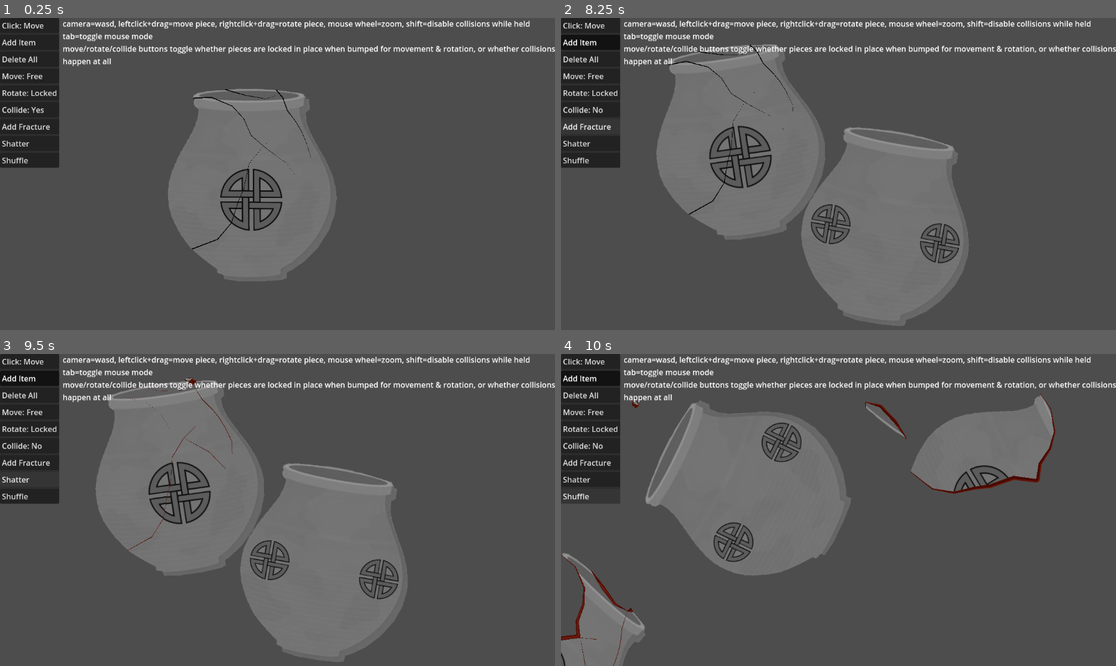
Above: before the commit, frames 1-4 (two rows, left to right).
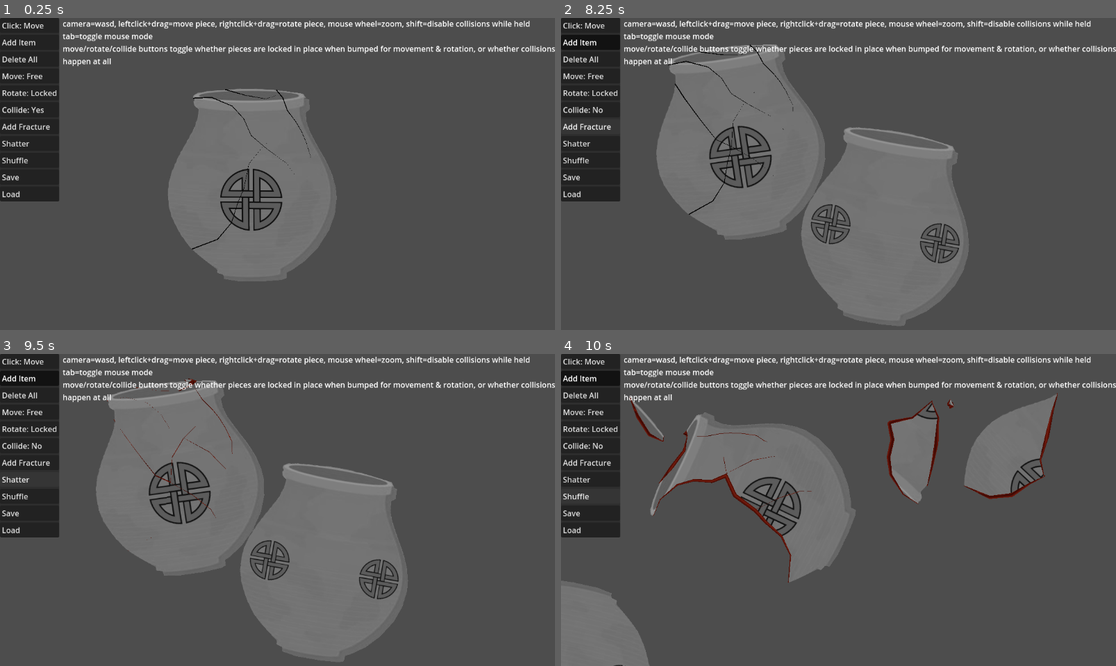
Above: after the commit, the same moments.

Repository: feyrkh/Exploratory
Game: Godot game, scene res://CleaningTable.tscn
Two runs of this game, one before a commit and one after it. Both use one fixed random seed, a clock stepped at 60 frames per second and the inputs below.
Inputs (mouse positions are in pixels of both pictures, inside the frame that each line leads up to):
- Up to frame 1 (0.25 s): no input
- Up to frame 2 (8.25 s): click "Click: Move" at 0.5 s; click "Click: Glue" at 1.25 s; click "Add Item" at 2 s; click (588, 177) at 2.75 s, where only the run after the commit has a clickable "Save"; click (588, 192) at 3.5 s, where only the run after the commit has a clickable "Load"; click "Move: Free" at 4.25 s; click "Move: Locked" at 5 s; click "Rotate: Locked" at 5.75 s; click "Rotate: Free" at 6.5 s; click "Collide: Yes" at 7.25 s; click "Add Fracture" at 8 s
- Up to frame 3 (9.5 s): click "Shatter" at 8.75 s
- Up to frame 4 (10 s): click "Shuffle" at 9.5 s

The runs differ from the first frame. In frame 1, 1.1% of the frame differs, in the area x 0-11%, y 47-59%; in frame 2, 1.2%; in frame 3, 1.3%; in frame 4, 14%, in the area x 0-90%, y 12-100%.

Commit message:
Save/load step 1
Save everything, load polygons + fracture lines

Diff:
--- a/ArcheologyItem.gd
+++ b/ArcheologyItem.gd
@@ -1,5 +1,7 @@
 extends RigidBody2D
 class_name ArcheologyItem
+
+enum Fields {IMG_DATA, POSITION, ROTATION, POLYGON, ORIG_AREA}
 
 # if -1, the mouse is not hovering over this piece
 var hover_idx = -1
@@ -15,6 +17,7 @@
 var reset_position = null
 var reset_rotation = null
 var bounding_box:Rect2
+var loading:bool = false
 
 const TOO_SMALL_POLYGON_AREA := 35
 const TOO_SMALL_POLYGON_EDGE_RATIO := 0.6
@@ -42,13 +45,15 @@
 var original_area
 var area_pct:
 	get:
+		if !original_area:
+			refresh_polygon()
 		return area / original_area
 
-var visual_polygons:Array[Polygon2D] = []:
+var visual_polygons:Array[ItemPolygon2D] = []:
 	get:
 		if visual_polygons.size() == 0:
 			for child in get_children():
-				if child is Polygon2D:
+				if child is ItemPolygon2D:
 					visual_polygons.append(child)
 		return visual_polygons
 
@@ -68,14 +73,108 @@
 				glue_hashes[child.polygon.hash()] = child
 		return glue_hashes
 
-@onready var collision:CollisionPolygon2D = find_child("CollisionPolygon2D")
+@onready var collision:CollisionPolygon2D = find_child("CollisionPolygon2D"):
+	get:
+		if collision == null:
+			for child in get_children():
+				if child is CollisionPolygon2D:
+					collision = child
+					break
+		return collision
 @onready var scars:Node2D = find_child("Scars")
-@onready var polygon:Polygon2D = find_child("Polygon2D")
+@onready var polygon:ItemPolygon2D = find_child("Polygon2D"):
+	get:
+		if polygon == null:
+			for child in get_children():
+				if child is ItemPolygon2D:
+					polygon = child
+					break
+		return polygon
 @onready var shard_edges:Node2D = find_child("ShardEdges")
 @onready var glue_edges:Node2D = find_child("Glue")
 
+func get_save_data(image_save_data:Dictionary) -> Dictionary: # Dictionary[String, ImageBuilder.ImageSaveData]
+	var result := []
+	var img_save_data = []
+	var scar_save_data = []
+	var edge_save_data = []
+	var glue_save_data = []
+	for child in get_children():
+		if child is ItemPolygon2D:
+			var child_image_data = child.save_data
+			if !image_save_data.has(child_image_data):
+				image_save_data[child_image_data] = ImageBuilder.get_next_unique_id()
+			img_save_data.append({
+				Fields.IMG_DATA: image_save_data[child_image_data],
+				Fields.POSITION: child.position,
+				Fields.ROTATION: child.rotation,
+				Fields.POLYGON: child.polygon
+			})
+	for child in scars.get_children():
+		scar_save_data.append(child.get_save_data())
+	for child in shard_edges.get_children():
+		edge_save_data.append({
+			Fields.POSITION: child.position,
+			Fields.ROTATION: child.rotation,
+			Fields.POLYGON: child.get_save_data()
+		})
+	var me_data = {
+		Fields.POSITION: global_position,
+		Fields.ROTATION: global_rotation,
+		Fields.ORIG_AREA: original_area
+	}
+	return {"img":img_save_data, "scar":scar_save_data, "edge":edge_save_data, "me":me_data}
+
+## item_save = as returned from get_save_data
+## image_save_data = Dictionary[int (referenced from item_save[IMG_DATA]), ImageBuilder.ImageSaveData]
+static func load_save_data(item_save:Dictionary, image_save_data:Dictionary, rebuilt_textures:Dictionary) -> ArcheologyItem:
+	var result = load("res://ArcheologyItem.tscn").instantiate()
+	result.find_child("Polygon2D").queue_free()
+	result.find_child("CollisionPolygon2D").queue_free()
+	var poly_data = item_save.get("img", [])
+	var scar_data = item_save.get("scar", [])
+	var edge_data = item_save.get("edge", [])
+	var me_data = item_save.get("me", {})
+	result.global_position = me_data[Fields.POSITION]
+	result.global_rotation = me_data[Fields.ROTATION]
+	result.original_area = me_data[Fields.ORIG_AREA]
+	for data in poly_data:
+		var new_polygon = ItemPolygon2D.new()
+		new_polygon.save_data = image_save_data[data[Fields.IMG_DATA]]
+		new_polygon.texture = rebuilt_textures[data[Fields.IMG_DATA]]
+		new_polygon.position = data[Fields.POSITION]
+		new_polygon.rotation = data[Fields.ROTATION]
+		new_polygon.polygon = data[Fields.POLYGON]
+		var new_collision = CollisionPolygon2D.new()
+		new_collision.position = new_polygon.position
+		new_collision.rotation = new_polygon.rotation
+		new_collision.polygon = new_polygon.polygon
+		result.add_child(new_polygon)
+		result.add_child(new_collision)
+	for data in scar_data:
+		var new_scar = ItemScar.load_save_data(data)
+		result.find_child("Scars").add_child(new_scar)
+	result.loading = true
+	result.call_deferred("post_load")
+	return result
+
+func post_load():
+	get_tree().process_frame.connect(_post_load, CONNECT_ONE_SHOT)
+
+func _post_load():
+	center = null
+	area = 0
+	collision_polygons = []
+	visual_polygons = []
+	polygon = null
+	collision = null
+	glue_hashes = null
+	refresh_polygon()
+	loading = false
+
 func _ready():
-	refresh_polygon()
+	if !loading:
+		refresh_polygon()
 	if original_area == null:
 		original_area = area
 
@@ -106,7 +205,7 @@
 
 func clone(new_polygon:Array):
 	var new_scene = load(scene_file_path).instantiate()
-	new_scene.find_child("Polygon2D").texture = find_child("Polygon2D").texture
+	new_scene.find_child("Polygon2D").texture = visual_polygons[0].texture
 	new_scene.original_area = original_area
 	get_parent().add_child(new_scene)
 	new_scene.global_position = global_position
@@ -119,6 +218,7 @@
 		var new_edge = edge.clone()
 		new_scene.shard_edges.add_child(new_edge)
 	new_scene.shattering_in_progress = true
+	new_scene.find_child("Polygon2D").save_data = polygon.save_data
 	return new_scene
 
 func refresh_polygon() -> int:
@@ -165,7 +265,7 @@
 func get_random_edge_point() -> Vector2:
 	var dist = randf_range(0, total_edge_length)
 	var i = 0
-	while(dist > 0):
+	while(dist > 0 and i < collision.polygon.size()):
 		var start_pt = collision.polygon[i]
 		var next_pt = collision.polygon[(i+1) % collision.polygon.size()]
 		var cur_len = next_pt.distance_to(start_pt)
@@ -444,8 +544,8 @@
 		queue_free()
 	var totalArea = 0
 	center = Vector2.ZERO
-	for area in areas:
-		totalArea += area
+	for a in areas:
+		totalArea += a
 	for i in range(centers.size()):
 		center += centers[i] * (areas[i] / totalArea)
 	bounding_box = Rect2(new_top_left, new_bot_right-new_top_left)
@@ -458,8 +558,8 @@
 	center_of_mass = center
 	return center
 
-func add_break_underlay(break_path, clip_polygon, offset=0.1):
-	break_path = Geometry2D.clip_polyline_with_polygon(break_path, Geometry2D.offset_polygon(clip_polygon, 1))
+func add_break_underlay(break_path, clip_polygon, offset=1):
+	break_path = Geometry2D.clip_polyline_with_polygon(break_path, Geometry2D.offset_polygon(clip_polygon, offset))
 	for path_part in break_path:
 		var edge = load("res://ItemShardEdge.tscn").instantiate()
 		var line = load("res://ItemShardEdgeLine.tscn").instantiate()
@@ -473,7 +573,7 @@
 
 func glue(other:ArcheologyItem):
 	for child in other.get_children():
-		if child is Polygon2D or child is CollisionPolygon2D:
+		if child is ItemPolygon2D or child is CollisionPolygon2D:
 			var child_pos = child.global_position
 			var child_rot = child.global_rotation
 			other.remove_child(child)
@@ -497,14 +597,14 @@
 				scar.global_position = scar_pos
 				scar.global_rotation = scar_rot
 		elif child.name == "Glue":
-			for glue in child.get_children():
-				var pos = glue.global_position
-				var rot = glue.global_rotation
-				child.remove_child(glue)
-				glue_edges.add_child(glue)
-				glue.global_position = pos
-				glue.global_rotation = rot
-				glue_hashes[glue.find_child("Polygon2D").polygon.hash()] = glue
+			for g in child.get_children():
+				var pos = g.global_position
+				var rot = g.global_rotation
+				child.remove_child(g)
+				glue_edges.add_child(g)
+				g.global_position = pos
+				g.global_rotation = rot
+				glue_hashes[g.find_child("Polygon2D").polygon.hash()] = g
 	visual_polygons = []
 	collision_polygons = []
 	area = 0
@@ -568,7 +668,7 @@
 	var num_polygons = 0
 	var total_area = 0
 	for child in get_children():
-		if child is Polygon2D:
+		if child is ItemPolygon2D:
 			var total_displacement = 0
 			var num_pts = 0
 			var cur_area = _calculate_area(child.polygon)
--- a/ArcheologyItem.tscn
+++ b/ArcheologyItem.tscn
@@ -1,8 +1,9 @@
-[gd_scene load_steps=6 format=3 uid="uid://lxehddere6da"]
+[gd_scene load_steps=7 format=3 uid="uid://lxehddere6da"]
 
 [ext_resource type="Script" path="res://ArcheologyItem.gd" id="1_yx51a"]
 [ext_resource type="PackedScene" uid="uid://d4jiiof7lwkft" path="res://PaintPoly.tscn" id="2_2ppsp"]
 [ext_resource type="Texture2D" uid="uid://b15mfee467ymu" path="res://art/item/pot.png" id="2_bwwpx"]
+[ext_resource type="Script" path="res://ItemPolygon2D.gd" id="3_h7ita"]
 
 [sub_resource type="PhysicsMaterial" id="PhysicsMaterial_05x1r"]
 rough = true
@@ -27,11 +28,13 @@
 
 [node name="Polygon2D" type="Polygon2D" parent="."]
 texture = ExtResource("2_bwwpx")
+script = ExtResource("3_h7ita")
 
 [node name="CollisionPolygon2D" type="CollisionPolygon2D" parent="."]
 polygon = PackedVector2Array(366, 112, 366, 83, 372, 72, 382, 62, 398, 52, 429, 41, 470, 32, 504, 28, 557, 27, 617, 32, …(496 unchanged characters)…
 
 [node name="Scars" type="Node2D" parent="."]
+z_index = 10
 metadata/_edit_lock_ = true
 
 [node name="ShardEdges" type="Node2D" parent="."]
@@ -58,10 +61,6 @@
 wait_time = 2.0
 autostart = true
 
-[node name="OriginPolyDeleteMe" type="Polygon2D" parent="."]
-visible = false
-polygon = PackedVector2Array(-1, -1, 1, -1, 1, 1, -1, 1)
-
 [connection signal="mouse_shape_entered" from="." to="." method="_on_mouse_shape_entered"]
 [connection signal="mouse_shape_exited" from="." to="." method="_on_mouse_shape_exited"]
 [connection signal="timeout" from="Timer" to="." method="_on_timer_timeout"]
--- a/CleaningTable.gd
+++ b/CleaningTable.gd
@@ -31,7 +31,7 @@
 	#pot2.refresh_polygon()
 
 	var pot3:ArcheologyItem = new_item
-	var pot_area = pot3.area
+	#var pot_area = pot3.area
 	#pot1.mass = pot3.mass * pot1.area / pot3.area
 	#pot2.mass = pot3.mass * pot2.area / pot3.area
 	for i in range(4):
@@ -66,7 +66,7 @@
 		Global.ClickMode.glue: handle_glue_input(event)
 		Global.ClickMode.paint: handle_paint_input(event)
 
-func handle_paint_input(event):
+func handle_paint_input(_event):
 	pass
 
 func handle_glue_input(event):
@@ -204,3 +204,31 @@
 
 func _on_click_mode_pressed():
 	Global.rotate_click_mode()
+
+func _on_save_button_pressed():
+	var image_save_data := {} # ImageBuilder.ImageSaveData -> int index
+	var item_save_data = []
+	for item in $Pieces.get_children():
+		item_save_data.append(item.get_save_data(image_save_data))
+	var save_file := FileAccess.open("user://save.dat", FileAccess.WRITE)
+	var reversed_image_save_data = {}
+	for k in image_save_data.keys():
+		reversed_image_save_data[image_save_data[k]] = k.map(func(entry): return entry.get_save_data())
+	save_file.store_var((reversed_image_save_data))
+	save_file.store_var((item_save_data))
+	save_file.close()
+
+func _on_load_button_pressed():
+	for child in $Pieces.get_children():
+		child.queue_free()
+	var save_file := FileAccess.open("user://save.dat", FileAccess.READ)
+	var image_save_data = save_file.get_var()
+	var rebuilt_textures = {}
+	for k in image_save_data.keys():
+		image_save_data[k] = image_save_data[k].map(func(v): return ItemBuilder.ImageSaveData.load_save_data(v))
+		rebuilt_textures[k] = ItemBuilder.build_specific_item(image_save_data[k])
+	var item_save_data = save_file.get_var()
+	for item_save in item_save_data:
+		var new_item = ArcheologyItem.load_save_data(item_save, image_save_data, rebuilt_textures)
+		$Pieces.add_child(new_item)
+	save_file.close()
--- a/CleaningTable.tscn
+++ b/CleaningTable.tscn
@@ -83,6 +83,18 @@
 text = "Shuffle"
 alignment = 0
 
+[node name="SaveButton" type="Button" parent="CanvasLayer/PanelContainer/HBoxContainer"]
+layout_mode = 2
+focus_mode = 0
+text = "Save"
+alignment = 0
+
+[node name="LoadButton" type="Button" parent="CanvasLayer/PanelContainer/HBoxContainer"]
+layout_mode = 2
+focus_mode = 0
+text = "Load"
+alignment = 0
+
 [node name="Label" type="Label" parent="CanvasLayer"]
 offset_left = 130.0
 offset_right = 1141.0
@@ -110,5 +122,7 @@
 [connection signal="pressed" from="CanvasLayer/PanelContainer/HBoxContainer/AddFractureButton" to="." method="_on_add_fracture_button_pressed"]
 [connection signal="pressed" from="CanvasLayer/PanelContainer/HBoxContainer/ShatterButton" to="." method="_on_shatter_button_pressed"]
 [connection signal="pressed" from="CanvasLayer/PanelContainer/HBoxContainer/ShuffleButton" to="." method="_on_shuffle_button_pressed"]
+[connection signal="pressed" from="CanvasLayer/PanelContainer/HBoxContainer/SaveButton" to="." method="_on_save_button_pressed"]
+[connection signal="pressed" from="CanvasLayer/PanelContainer/HBoxContainer/LoadButton" to="." method="_on_load_button_pressed"]
 [connection signal="body_entered" from="CursorArea" to="CursorArea" method="_on_body_entered"]
 [connection signal="body_exited" from="CursorArea" to="CursorArea" method="_on_body_exited"]
--- a/Global.gd
+++ b/Global.gd
@@ -35,9 +35,9 @@
 			_: Input.set_custom_mouse_cursor(null)
 
 func rotate_click_mode():
-		match click_mode:
-			ClickMode.move: click_mode = ClickMode.glue
-			ClickMode.glue: click_mode = ClickMode.move
-			#ClickMode.paint: click_mode = ClickMode.move
-			_: click_mode = ClickMode.move
-		click_mode_changed.emit()
+	match click_mode:
+		ClickMode.move: click_mode = ClickMode.glue
+		ClickMode.glue: click_mode = ClickMode.move
+		#ClickMode.paint: click_mode = ClickMode.move
+		_: click_mode = ClickMode.move
+	click_mode_changed.emit()
--- /dev/null
+++ b/ItemPolygon2D.gd
@@ -0,0 +1,4 @@
+extends Polygon2D
+class_name ItemPolygon2D
+
+var save_data:Array #[ImageBuilder.ImageSaveData]
--- a/ItemScar.gd
+++ b/ItemScar.gd
@@ -2,6 +2,20 @@
 class_name ItemScar
 
 var line:Line2D
+
+func get_save_data() -> PackedVector2Array:
+	return line.points
+
+static func load_save_data(save_data) -> ItemScar:
+	var new_item = load("res://ItemScar.tscn").instantiate()
+	if new_item.line != null and is_instance_valid(new_item.line):
+		new_item.line.queue_free()
+	new_item.line = load("res://ItemScarLine.tscn").instantiate()
+	var curve = preload("res://ItemScarLineCurve.tres")
+	new_item.line.width_curve = curve
+	new_item.line.points = save_data
+	new_item.add_child(new_item.line)
+	return new_item
 
 func clone() -> ItemScar:
 	var new_scene = load(scene_file_path).instantiate()
@@ -41,7 +55,7 @@
 func remove_line_segments(covered_pts, from_end:bool):
 	var cur_line_pt = line.points.size()-1 if from_end else 0
 	var line_pt_delta = -1 if from_end else 1
-	var line_pt_end = -1 if from_end else line.points.size()
+	#var line_pt_end = -1 if from_end else line.points.size()
 	var delete_from = null
 	var replacement_line = Array(line.points)
 	var found_endpoint := false
--- a/ItemScarLine.tscn
+++ b/ItemScarLine.tscn
@@ -1,11 +1,9 @@
 [gd_scene load_steps=2 format=3 uid="uid://bekql6wb10r0o"]
 
-[sub_resource type="Curve" id="Curve_q3kjk"]
-_data = [Vector2(0, 1), 0.0, 0.0, 0, 0, Vector2(0.521235, 0.457464), 0.0, 0.0, 0, 0, Vector2(1, 0), 0.0, 0.0, 0, 0]
-point_count = 3
+[ext_resource type="Curve" uid="uid://dsdudxmixfgk8" path="res://ItemScarLineCurve.tres" id="1_epxta"]
 
 [node name="ItemScarLine" type="Line2D"]
 points = PackedVector2Array(58.4858, 69.9018, 60.8024, 71.7899, 58.764, 73.9566)
 width = 2.0
-width_curve = SubResource("Curve_q3kjk")
+width_curve = ExtResource("1_epxta")
 default_color = Color(0, 0, 0, 1)
--- /dev/null
+++ b/ItemScarLineCurve.tres
@@ -0,0 +1,5 @@
+[gd_resource type="Curve" format=3 uid="uid://dsdudxmixfgk8"]
+
+[resource]
+_data = [Vector2(0, 1), 0.0, 0.0, 0, 0, Vector2(0.521235, 0.457464), 0.0, 0.0, 0, 0, Vector2(1, 0), 0.0, 0.0, 0, 0]
+point_count = 3
--- a/ItemShardEdge.gd
+++ b/ItemShardEdge.gd
@@ -1,4 +1,21 @@
 extends Node2D
+
+const GLUE_COLOR_FIELD := 0
+const LINE_DATA_FIELD := 1
+
+func get_save_data():
+	var line_data = []
+	var glue_color = []
+	for child in get_children():
+		if child is Line2D:
+			line_data.append(child.points)
+			if child.material != null:
+				# If we have a material, this edge has been converted into glue and we should save its color
+				glue_color.append(child.modulate)
+			else:
+				# otherwise we'll use the normal shard edge texture
+				glue_color.append(null)
+	return {LINE_DATA_FIELD: line_data, GLUE_COLOR_FIELD: glue_color}
 
 func clone():
 	var new_scene = load(scene_file_path).instantiate()
@@ -8,7 +25,7 @@
 		new_scene.add_child(new_line)
 	return new_scene
 
-func refresh_edge_path(polygon:PackedVector2Array, offset=0.1):
+func refresh_edge_path(polygon:PackedVector2Array):
 	for child in get_children():
 		var cur_line = PackedVector2Array(child.points)
 		if cur_line.size() == 0:
--- a/PaintPoly.gd
+++ b/PaintPoly.gd
@@ -10,11 +10,10 @@
 	viewport.add_child(_pen)
 	_pen.draw.connect(_on_draw)
 
-func _process(delta):
+func _process(_delta):
 	_pen.queue_redraw()
 
 func resize(new_top_left:Vector2, new_bot_right:Vector2):
-	var prev_polygon := polygon
 	polygon = [new_top_left, Vector2(new_bot_right.x, new_top_left.y), new_bot_right, Vector2(new_top_left.x, new_bot_right.y)]
 	uv_offset = Vector2.ZERO - new_top_left
 	uv = [new_top_left + uv_offset, Vector2(new_bot_right.x, new_top_left.y) + uv_offset, new_bot_right + uv_offset, Vector2(new_top_left.x, new_bot_right.y) + uv_offset]
--- a/project.godot
+++ b/project.godot
@@ -89,7 +89,8 @@
 }
 change_click_mode={
 "deadzone": 0.5,
-"events": []
+"events": [Object(InputEventKey,"resource_local_to_scene":false,"resource_name":"","device":-1,"window_id":0,"alt_pressed":false,"shift_pressed":false,"ctrl_pressed":false,"meta_pressed":false,"pressed":false,"keycode":0,"physical_keycode":4194306,"key_label":0,"unicode":0,"echo":false,"script":null)
+]
 }
 
 [layer_names]
--- a/util/DecorationBase.gd
+++ b/util/DecorationBase.gd
@@ -7,3 +7,10 @@
 @export var group:String
 ## All decorations of the same type with the same image ID will use the same image
 @export var img_id:String
+
+# Used by save data system
+var item_dir:String
+var item_name:String
+#var color:Color
+#var position:Vector2
+#var size:Vector2
--- a/util/ImageMerger.gd
+++ b/util/ImageMerger.gd
@@ -6,7 +6,7 @@
 	var position:Vector2
 	var modulate:Color
 
-static func merge_images(image_merge_info:Array[ImageMergeInfo], noise:FastNoiseLite=null, noise_cutoff:float=1.0) -> Texture2D:
+static func merge_images(image_merge_info:Array, noise:FastNoiseLite=null, noise_cutoff:float=1.0) -> Texture2D: # Array[ImageMergeInfo] as input
 	var base_img:Image
 	for merge_info in image_merge_info:
 		if base_img == null:
--- a/util/ItemBuilder.gd
+++ b/util/ItemBuilder.gd
@@ -1,4 +1,5 @@
 extends Node
+class_name ImageBuilder
 
 ## Valid entries for the 'type' field of .cfg files
 const VALID_TYPES := ['icon', 'band', 'base']
@@ -7,6 +8,11 @@
 
 var all_items = {}
 var base_item_names = []
+static var __next_unique_id := 0
+
+static func get_next_unique_id() -> int:
+	__next_unique_id += 1
+	return __next_unique_id
 
 class ItemConfig:
 	var item_name
@@ -23,7 +29,9 @@
 		return load(item_dir+item_name+".png")
 
 	func load_collider_scene():
-		return load(item_dir+item_name+'_collider.tscn').instantiate()
+		var result = load(item_dir+item_name+'_collider.tscn').instantiate()
+		result.queue_free()
+		return result
 
 	func get_shadow_texture() -> Texture2D:
 		if FileAccess.file_exists(item_dir+item_name+"_shadow.png"):
@@ -31,12 +39,53 @@
 		else:
 			return null
 
+class ImageSaveData:
+	var item_dir:String
+	var item_name:String
+	var type:String
+	var color:Color
+	var position:Vector2
+	var size:Vector2i
+
+	func _init(placement:DecorationBase = null):
+		if placement:
+			item_dir = placement.item_dir
+			item_name = placement.item_name
+			type = placement.type
+			color = placement.color
+			position = placement.position
+			size = placement.size
+
+	func to_image_merge_info() -> ImageMerger.ImageMergeInfo:
+		#var img:Image
+		#var position:Vector2
+		#var modulate:Color
+		var info = ImageMerger.ImageMergeInfo.new()
+		info.position = position
+		info.modulate = color
+		info.img = load(item_dir+item_name+".png").get_image()
+		if info.img.get_size() != size:
+			info.img.resize(size.x, size.y)
+		return info
+
+	func get_save_data():
+		return [item_dir, item_name, type, color, position, size]
+
+	static func load_save_data(dat:Array):
+		var result = ImageSaveData.new()
+		result.item_dir = dat[0]
+		result.item_name = dat[1]
+		result.type = dat[2]
+		result.color = dat[3]
+		result.position = dat[4]
+		result.size = dat[5]
+		return result
+
 func _ready():
 	reload_definitions()
 
 func filter_options(item_type:String, desired_size:Vector2) -> Array[ItemConfig]:
 	var retval:Array[ItemConfig] = []
-	var items = {}
 	for item_name in all_items:
 		var item = all_items[item_name]
 		if item.type != item_type:
@@ -59,6 +108,11 @@
 		retval.append(pt + adjustment)
 	return retval
 
+func build_specific_item(save_data:Array) -> Texture2D: # Array[ImageSaveData] as input
+	var image_details:Array = save_data.map(func(entry): return entry.to_image_merge_info())
+	return ImageMerger.merge_images(image_details)
+
+
 func build_random_item(base_item_name=null) -> ArcheologyItem:
 	if base_item_name == null:
 		base_item_name = base_item_names.pick_random()
@@ -70,9 +124,8 @@
 	var retval_collider:CollisionPolygon2D = retval.find_child("CollisionPolygon2D")
 	var retval_img:Polygon2D = retval.find_child("Polygon2D")
 	retval_collider.polygon = PackedVector2Array(correct_collider_position(item_collider, collider_scene.find_child("Sprite2D")))
-	var shadow_texture := base_item_cfg.get_shadow_texture()
 	# find out what groups exist
-	var placement_groups = {}
+	var placement_groups:Dictionary = {} # String, DecorationBase
 	var unnamed_group_id = -1
 	for child in collider_scene.get_children():
 		if child is DecorationBase:
@@ -125,13 +178,14 @@
 				smallest_rect.x = cur_rect.x
 			if cur_rect.y < smallest_rect.y:
 				smallest_rect.y = cur_rect.y
-		var options = filter_options(str(img_groups[img_group][0].type), smallest_rect)
+		var options:Array[ItemConfig] = filter_options(str(img_groups[img_group][0].type), smallest_rect)
 		if options.size() >= 1:
 			img_group_choices[img_group] = options.pick_random()
 			if img_group_choices[img_group].colors == null or img_group_choices[img_group].colors.size() == 0:
 				img_group_colors[img_group] = [Color.SADDLE_BROWN, Color.DARK_RED, Color.DIM_GRAY, Color.GREEN_YELLOW, Color.DARK_BLUE, Color.DARK_SLATE_BLUE, Color.MAROON].pick_random()
 			else:
 				img_group_colors[img_group] = img_group_choices[img_group].colors.pick_random()
+
 	# place the images
 	var base_image_details := ImageMerger.ImageMergeInfo.new()
 	base_image_details.img = base_item_cfg.get_texture().get_image()
@@ -140,6 +194,14 @@
 		base_image_details.modulate = [Color.ANTIQUE_WHITE, Color.BROWN, Color.CORAL, Color.FIREBRICK, Color.PERU, Color.SADDLE_BROWN].pick_random()
 	else:
 		base_image_details.modulate = base_item_cfg.colors.pick_random()
+	var save_data:Array[ImageSaveData] = [ImageSaveData.new()]
+	save_data[0].item_dir = base_item_cfg.item_dir
+	save_data[0].item_name = base_item_cfg.item_name
+	save_data[0].type = base_item_cfg.type
+	save_data[0].color = base_image_details.modulate
+	save_data[0].position = base_image_details.position
+	save_data[0].size = base_image_details.img.get_size()
+
 
 	var image_details:Array[ImageMerger.ImageMergeInfo] = [base_image_details]
 
@@ -152,7 +214,14 @@
 		info.img.resize(info.img.get_size().x * min(x_scale, y_scale), info.img.get_size().y * min(x_scale, y_scale))
 		info.position = placement.position + placement.get_size()/2 - Vector2(info.img.get_size())/2
 		info.modulate = img_group_colors[placement.img_id]
+		placement.position = info.position
+		placement.size = info.img.get_size()
+		placement.color = info.modulate
+		placement.item_dir = img_group_choices[placement.img_id].item_dir
+		placement.item_name = img_group_choices[placement.img_id].item_name
 		image_details.append(info)
+		var save_data_item = ImageSaveData.new(placement)
+		save_data.append(save_data_item)
 
 	var shadow = base_item_cfg.get_shadow_texture()
 	if shadow:
@@ -161,9 +230,17 @@
 		shadow_details.position = Vector2.ZERO
 		shadow_details.modulate = Color.WHITE
 		#image_details.append(shadow_details)
+		var save_data_item = ImageSaveData.new()
+		save_data_item.img_dir = shadow_details.item_dir
+		save_data_item.img_name = shadow_details.item_name
+		save_data_item.color = shadow_details.modulate
+		save_data_item.position = shadow_details.position
+		save_data_item.size = shadow_details.img.get_size()
+		save_data.append(save_data_item)
 
 	var combined_img := ImageMerger.merge_images(image_details)
 	retval_img.texture = combined_img
+	retval.find_child("Polygon2D").save_data = save_data
 
 	return retval
 
